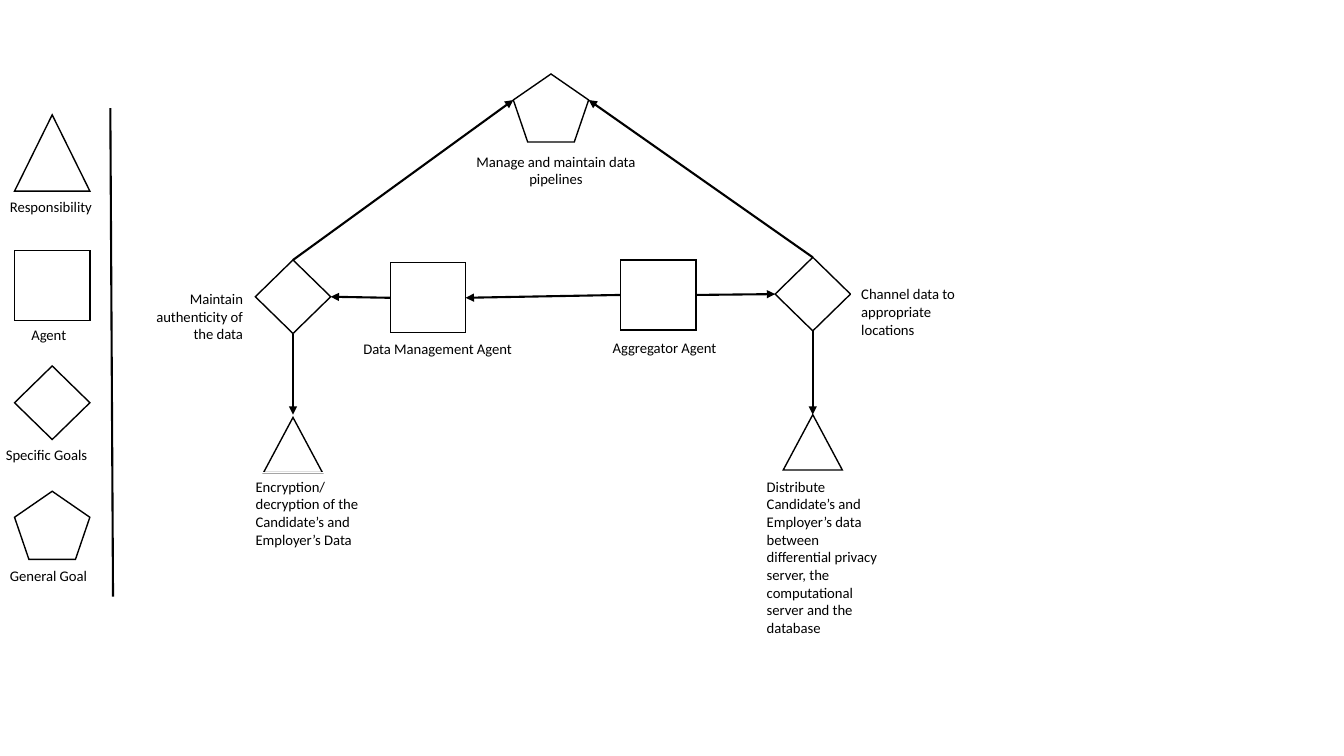
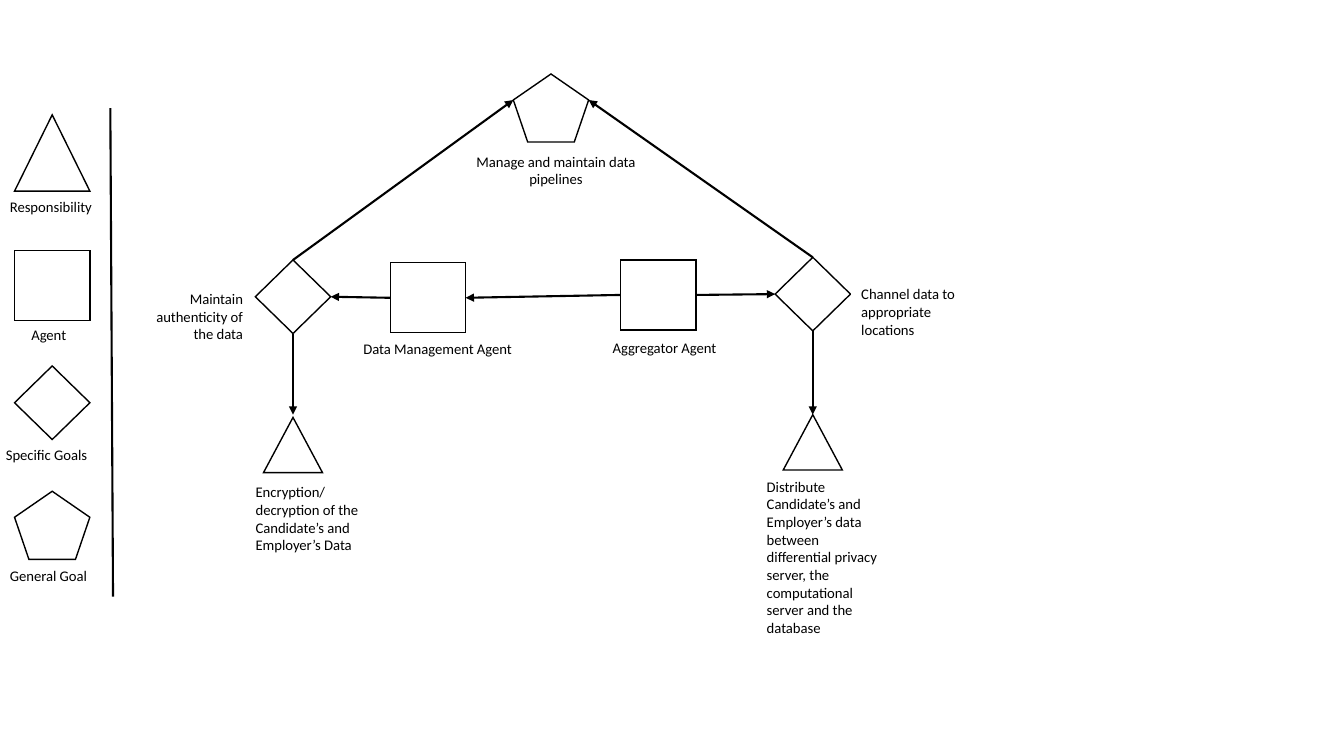
Before and after one commit to zxingz/Thesis, a slide deck: slide 9 of Risk Models.pptx. Drawn at 1344x756 pixels with LibreOffice and Linux fonts; fonts in the diff are those of the drawing. Boxes give left, top, right and bottom in pixels: in the first picture for what was removed or moved away, otherwise in the second. Text is boxed around its words. In the diff, an @@ line names an element or a change of style, - is before the commit and + after.

```diff
--- a/Risk Models.pptx
+++ b/Risk Models.pptx
@@ rectangle "Encryption/decryption of the Candidate’s and ...": place and size @@
-rectangle "Encryption/decryption of the Candidate’s and ..." at (246, 473, 381, 555)
+rectangle "Encryption/decryption of the Candidate’s and ..." at (246, 479, 381, 561)
```
Also in this commit, not shown: 1 other slide changed, 4 other files.
